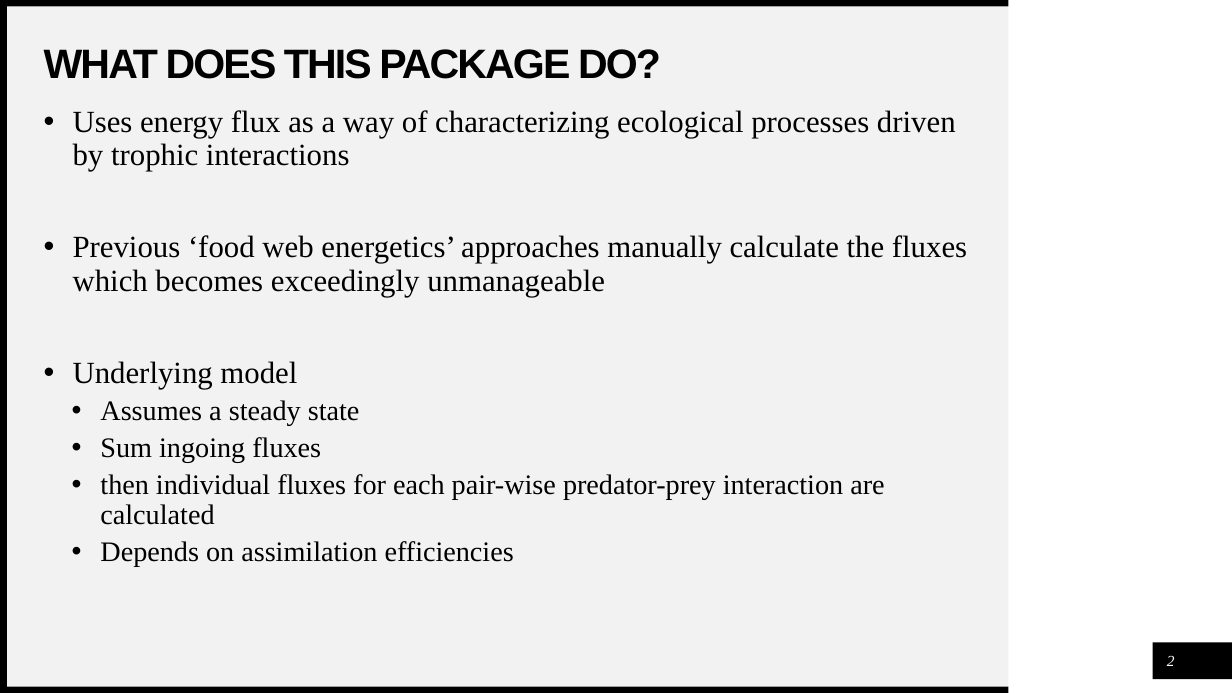
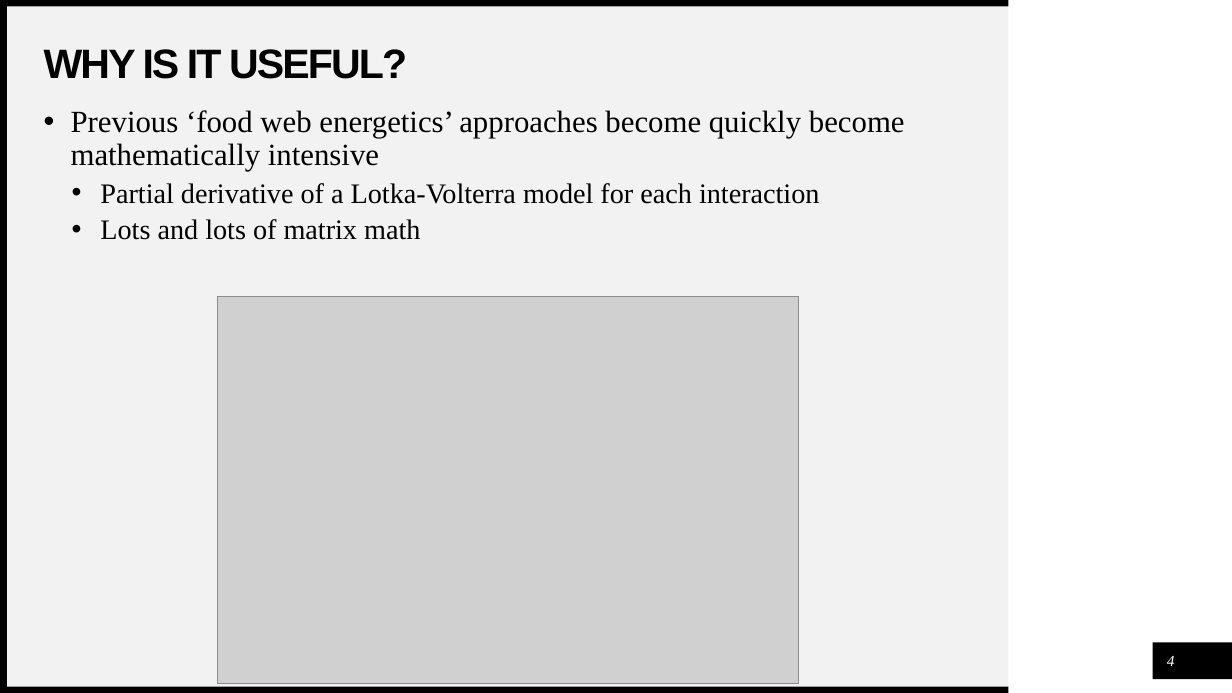
Before and after one commit to ISU-LunchinatoRs/Fluxweb, a slide deck: slide 4 of FLUXWEB.pptx (slide 2 before the commit). Drawn at 1232x693 pixels with LibreOffice and Linux fonts; fonts in the diff are those of the drawing; grey boxes stand for pictures. Boxes give left, top, right and bottom in pixels: in the first picture for what was removed or moved away, otherwise in the second. Text is boxed around its words. In the diff, an @@ line names an element or a change of style, - is before the commit and + after.

```diff
--- a/FLUXWEB.pptx
+++ b/FLUXWEB.pptx
@@ title at (x1=44, y1=49, x2=407, y2=79): text changed @@
-WHAT DOES THIS PACKAGE DO?
+WHY IS IT USEFUL?
@@ text at (x1=71, y1=110, x2=905, y2=240): text changed; size 24 to 22 pt @@
-• Uses energy flux as a way of characterizing ecological processes driven by trophic interactions
-• Previous ‘food web energetics’ approaches manually calculate the fluxes which becomes exceedingly unmanageable
-• Underlying model
-  • Assumes a steady state
-  • Sum ingoing fluxes
-  • then individual fluxes for each pair-wise predator-prey interaction are calculated
-  • Depends on assimilation efficiencies
+• Previous ‘food web energetics’ approaches become quickly become mathematically intensive
+  • Partial derivative of a Lotka-Volterra model for each interaction
+  • Lots and lots of matrix math
@@ picture added at (x1=218, y1=297, x2=799, y2=684) @@
@@ page number at (x1=1167, y1=656, x2=1175, y2=666): text changed @@
-2
+4
```
Also in this commit, not shown: 1 other slide changed, 3 slides added, 2 slides removed.
